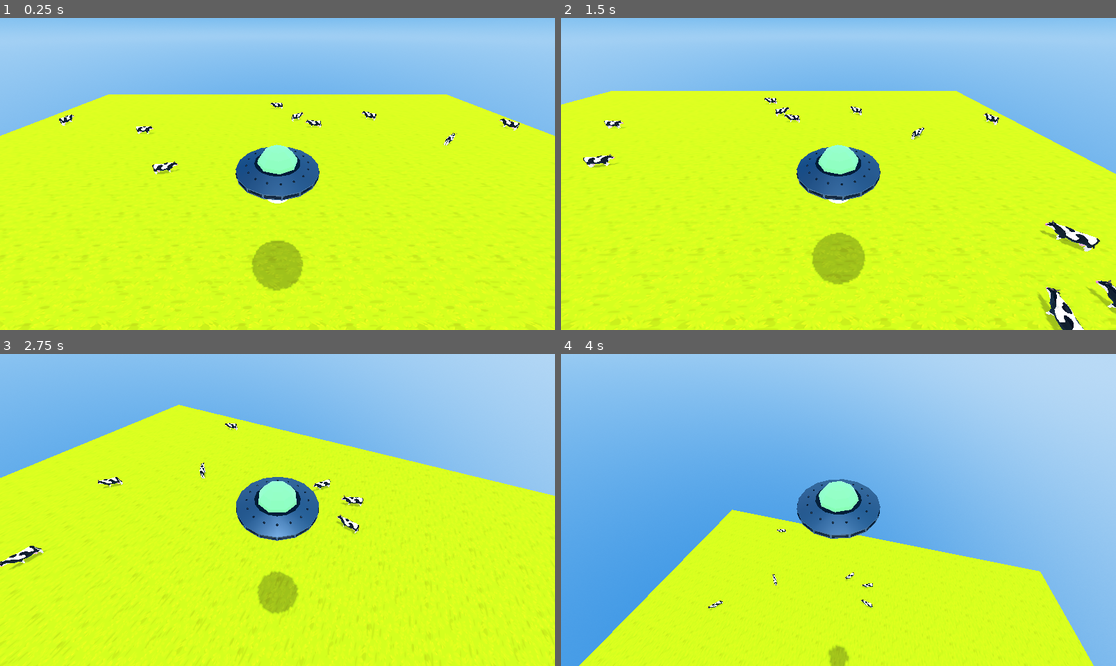
Above: before the commit, frames 1-4 (two rows, left to right).
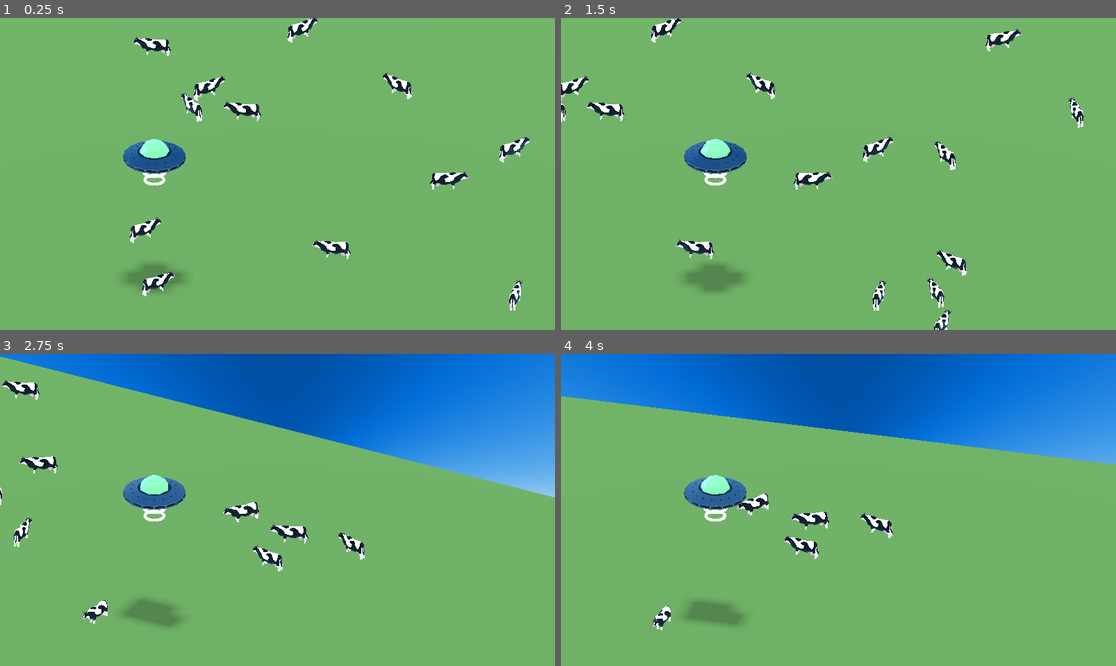
Above: after the commit, the same moments.

Repository: darkwingdck/ufo-game
Game: Godot game, scene res://Scenes/main.tscn
Same seed, same stepped clock (60 frames per second), same inputs: the game is played once before the commit and once after it.
Inputs (mouse positions are in pixels of both pictures, inside the frame that each line leads up to):
- Up to frame 1 (0.25 s): no input
- Up to frame 2 (1.5 s): tap Enter at 0.5 s; move the mouse to (960, 158) at 0.52 s; hold D (move_right) 0.53-1.28 s; hold Space (grab) 0.53-1.28 s; move the mouse to (727, 189) at 1.27 s; hold J (move_down) from 1.28 s (still down); click (727, 189) at 1.35 s
- Up to frame 3 (2.75 s): move the mouse to (288, 503) at 2.02 s; release J (move_down) at 2.03 s; hold K (move_up) from 2.03 s (still down); hold Space (grab) from 2.03 s (still down)
- Up to frame 4 (4 s): keep holding K (move_up); move the mouse to (832, 516) at 2.77 s; release Space (grab) at 2.78 s; click (832, 516) at 2.85 s; move the mouse to (877, 513) at 3.52 s; hold Space (grab) from 3.53 s (still down)

The runs differ from the first frame. In frame 1, 100% of the frame differs, in the area x 0-100%, y 0-100%; in frame 2, 100%; in frame 3, 100%; in frame 4, 100%.

Commit message:
change camera view

Diff:
--- a/Scenes/main.tscn
+++ b/Scenes/main.tscn
@@ -4,7 +4,6 @@
 [ext_resource type="Texture2D" uid="uid://bxx81r4jcmqsg" path="res://skybox.png" id="1_bo1nx"]
 [ext_resource type="PackedScene" uid="uid://ckyhxf456n5dc" path="res://Scenes/player.tscn" id="2_8gbba"]
 [ext_resource type="PackedScene" uid="uid://g4hnu5cswewj" path="res://Scenes/mob.tscn" id="2_jjvhh"]
-[ext_resource type="Texture2D" uid="uid://djqx4ersjj504" path="res://grass.jpg" id="4_kry3j"]
 
 [sub_resource type="PanoramaSkyMaterial" id="PanoramaSkyMaterial_1bvp3"]
 panorama = ExtResource("1_bo1nx")
@@ -22,12 +21,15 @@
 size = Vector3(60, 2, 60)
 
 [sub_resource type="StandardMaterial3D" id="StandardMaterial3D_21xkr"]
-albedo_texture = ExtResource("4_kry3j")
-uv1_scale = Vector3(43, 43, 43)
+albedo_color = Color(0.33333334, 0.52156866, 0.29803923, 1)
 
 [sub_resource type="BoxMesh" id="BoxMesh_lquwl"]
 material = SubResource("StandardMaterial3D_21xkr")
 size = Vector3(60, 2, 60)
+
+[sub_resource type="CameraAttributesPractical" id="CameraAttributesPractical_kry3j"]
+dof_blur_far_enabled = true
+dof_blur_far_distance = 30.0
 
 [node name="Main" type="Node3D" unique_id=1330794445]
 script = ExtResource("1_8gbba")
@@ -52,13 +54,16 @@
 mesh = SubResource("BoxMesh_lquwl")
 
 [node name="Player" parent="." unique_id=1838559469 instance=ExtResource("2_8gbba")]
-transform = Transform3D(1, 0, 0, 0, 1, 0, 0, 0, 1, 0, 5.8633947, 0)
+transform = Transform3D(1, 0, 0, 0, 1, 0, 0, 0, 1, 0, 6.7805033, 0)
 
 [node name="CameraPivot" type="Marker3D" parent="Player" unique_id=1189069542]
 unique_name_in_owner = true
-transform = Transform3D(1, 0, 0, 0, 0.7902514, 0.612783, 0, -0.612783, 0.7902514, 0, 0, 0)
+transform = Transform3D(1, 0, 0, 0, 0.88021255, 0.47458, 0, -0.47458, 0.88021255, 0, 0, 0)
 
 [node name="Camera3D" type="Camera3D" parent="Player/CameraPivot" unique_id=374593196]
 unique_name_in_owner = true
-transform = Transform3D(1, 0, 0, 0, 0.9999999, 0, 0, 0, 0.9999999, 0, -0.27088118, 5.5736628)
+transform = Transform3D(1, 0, 0, 0, 0.99999994, 0, 0, 0, 0.99999994, 5.919811, -0.96679115, 12.483583)
+attributes = SubResource("CameraAttributesPractical_kry3j")
+projection = 1
 fov = 80.0
+size = 15.0
--- a/Scenes/player.tscn
+++ b/Scenes/player.tscn
@@ -5,7 +5,7 @@
 [ext_resource type="Script" uid="uid://c1uc3ij4bp3yj" path="res://Scripts/ray_cast_3d.gd" id="3_6t5aa"]
 
 [sub_resource type="SphereShape3D" id="SphereShape3D_onrkg"]
-radius = 1.2269864
+radius = 1.4892538
 
 [node name="Player" type="CharacterBody3D" unique_id=1838559469]
 script = ExtResource("1_cvnsp")
@@ -13,7 +13,7 @@
 [node name="Pivot" type="Node3D" parent="." unique_id=226021048]
 
 [node name="Character" parent="Pivot" unique_id=72321844 instance=ExtResource("2_6t5aa")]
-transform = Transform3D(0.5, 0, 0, 0, 0.5, 0, 0, 0, 0.5, 0, 0, 0)
+transform = Transform3D(0.6, 0, 0, 0, 0.6, 0, 0, 0, 0.6, 0, 0, 0)
 
 [node name="CollisionShape3D" type="CollisionShape3D" parent="." unique_id=379610173]
 shape = SubResource("SphereShape3D_onrkg")
--- a/Scripts/main.gd
+++ b/Scripts/main.gd
@@ -3,7 +3,7 @@
 @export var mob_scene: PackedScene
 
 func _ready() -> void:
-	for i in range(20):
+	for i in range(40):
 		var mob: CharacterBody3D = mob_scene.instantiate()
 		mob.initialize()
 		add_child(mob, true)
--- a/Scripts/player.gd
+++ b/Scripts/player.gd
@@ -39,8 +39,6 @@
 	move_and_slide()
 
 func handle_camera_movement(delta: float) -> void:
-	_camera_pivot.rotation.x += _camera_input_direction.y * delta
-	_camera_pivot.rotation.x = clamp(_camera_pivot.rotation.x, -PI / 3, PI / 6)
 	_camera_pivot.rotation.y -= _camera_input_direction.x * delta
 
 	_camera_input_direction = Vector2.ZERO
@@ -52,13 +50,11 @@
 	)
 	if stick_input.length() < deadzone:
 		return
-	stick_input.y *= -1.0
-	_camera_input_direction += stick_input * gamepad_sensitivity
+	_camera_input_direction.x += stick_input.x * gamepad_sensitivity
 
 
 func handle_movement(delta: float) -> void:
 	var raw_input: Vector2 = Input.get_vector("move_left", "move_right", "move_forward", "move_back")
-	var vertical_input: float = Input.get_axis("move_down", "move_up")
 
 	var forward: Vector3 = _camera.global_basis.z
 	var right: Vector3 = _camera.global_basis.x
@@ -67,7 +63,6 @@
 	move_direction.y = 0.0
 	move_direction = move_direction.normalized()
 
-	# --- Горизонталь ---
 	var horizontal_velocity: Vector3 = velocity
 	horizontal_velocity.y = 0.0
 	horizontal_velocity = horizontal_velocity.move_toward(
@@ -75,13 +70,4 @@
 		acceleration * delta
 	)
 
-	# --- Вертикаль (с инерцией) ---
-	var target_y: float = vertical_input * movement_speed
-	var new_y: float = move_toward(velocity.y, target_y, acceleration * delta)
-
-	# --- Итог ---
-	velocity = Vector3(
-		horizontal_velocity.x,
-		new_y,
-		horizontal_velocity.z
-	)
+	velocity = velocity.move_toward(move_direction * movement_speed, acceleration * delta)
--- a/Scripts/ray_cast_3d.gd
+++ b/Scripts/ray_cast_3d.gd
@@ -1,7 +1,7 @@
 extends RayCast3D
 
-@export var pull_speed: float = 10.0
-@export var stop_distance: float = 1.9
+@export var pull_speed: float = 12.0
+@export var stop_distance: float = 2.2
 
 var grabbed_mob: CharacterBody3D = null
 
--- a/project.godot
+++ b/project.godot
@@ -13,12 +13,16 @@
 config/name="ufo"
 run/main_scene="uid://dx8t302vaxgmy"
 config/features=PackedStringArray("4.6", "Forward Plus")
-run/max_fps=240
+run/max_fps=120
 config/icon="res://icon.svg"
 
 [debug]
 
 gdscript/warnings/untyped_declaration=1
+
+[display]
+
+window/size/mode=1
 
 [input]
 
Binary file removed: grass.jpg
Not shown, removed: grass.jpg.import
